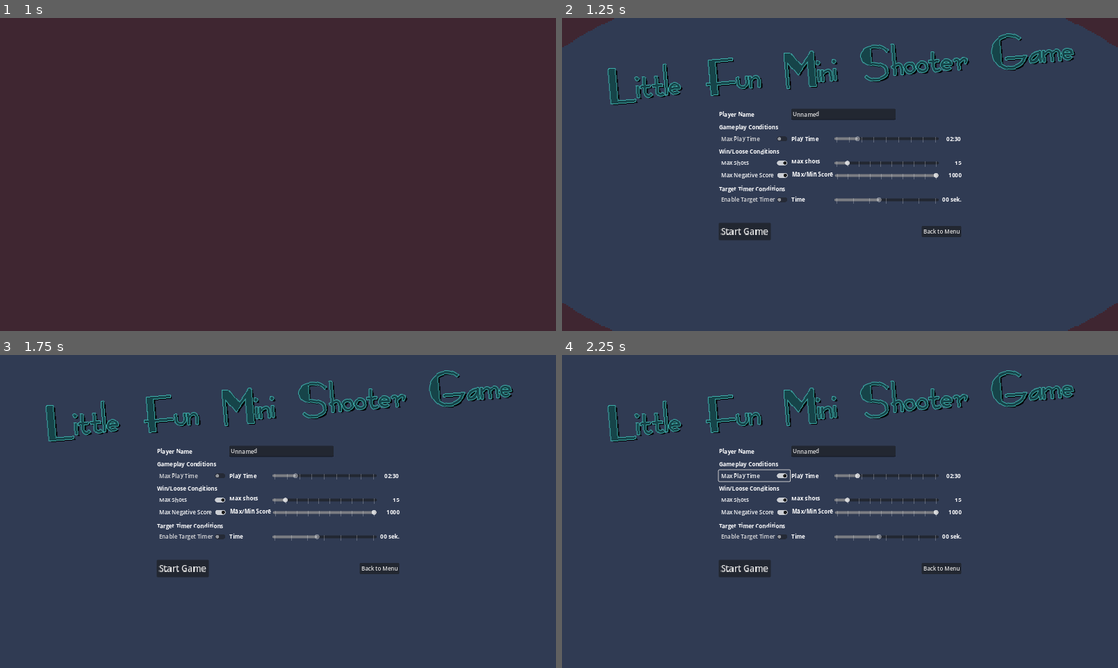
Above: before the commit, frames 1-4 (two rows, left to right).
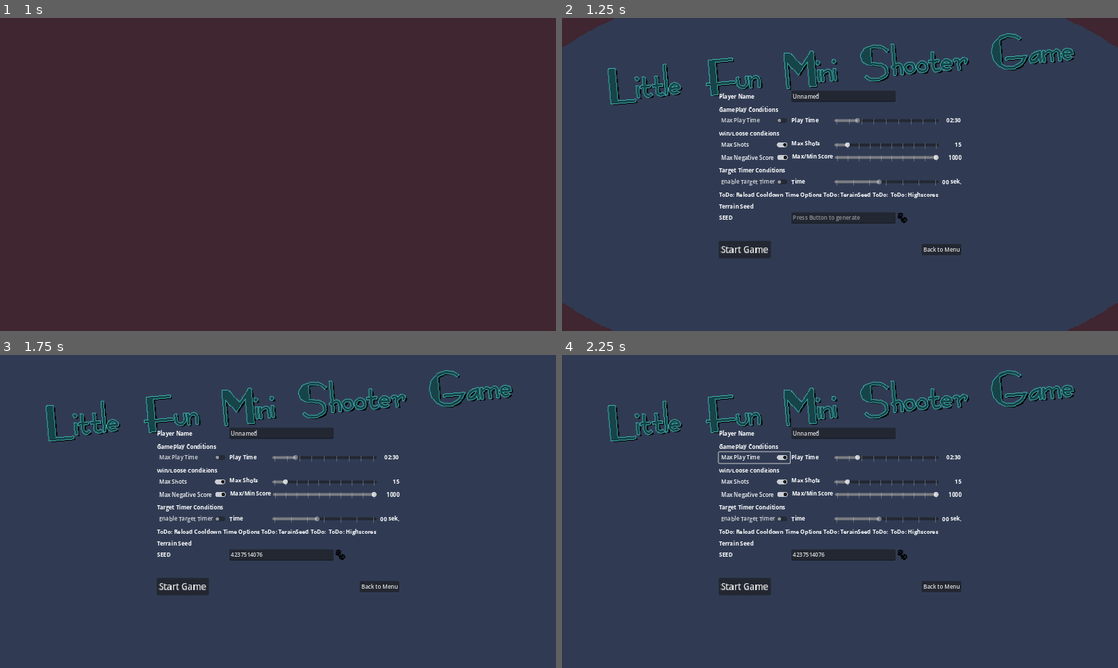
Above: after the commit, the same moments.

Repository: Coding-4Fun/Just4Fun_Mini_Shootergame
Game: Godot game, scene res://UI/MainMenuUI/MainMenuUI.tscn
Same seed, same stepped clock (60 frames per second), same inputs: the game is played once before the commit and once after it.
Inputs (mouse positions are in pixels of both pictures, inside the frame that each line leads up to):
- Up to frame 1 (1 s): click "Play" at 0.5 s
- Up to frame 2 (1.25 s): no input
- Up to frame 3 (1.75 s): click (339, 555) at 1.27 s
- Up to frame 4 (2.25 s): click "Max Play Time" at 2 s

Frame 1 is identical in both runs. In frame 2, 7.1% of the frame differs, in the area x 28-72%, y 23-77%; in frame 3, 7.2%; in frame 4, 7.3%.

Commit message:
Add: Button to generate a random seed Add: LineEdit for manual input

Diff:
--- a/UI/GameSettingsDialog/GameSettings.tscn
+++ b/UI/GameSettingsDialog/GameSettings.tscn
@@ -1,10 +1,11 @@
-[gd_scene load_steps=6 format=3 uid="uid://bdg32fb7rseev"]
+[gd_scene load_steps=7 format=3 uid="uid://bdg32fb7rseev"]
 
 [ext_resource type="Script" path="res://UI/GameSettingsDialog/game_settings.gd" id="1_efcby"]
 [ext_resource type="Script" path="res://UI/Settings/MaxShotSettings.gd" id="2_jw5od"]
 [ext_resource type="Script" path="res://UI/Settings/MaxGameTimeSettings.gd" id="2_nvwev"]
 [ext_resource type="Script" path="res://UI/Settings/dummytimersettings.gd" id="3_nubox"]
 [ext_resource type="Script" path="res://UI/Settings/MaxScoreSettings.gd" id="4_bcppk"]
+[ext_resource type="Texture2D" uid="uid://c4cul21yoa34n" path="res://assets/ui/wurfel.png" id="6_xkio1"]
 
 [node name="GameSettings" type="Control"]
 layout_mode = 3
@@ -240,7 +241,6 @@
 horizontal_alignment = 2
 
 [node name="VBoxToDo" type="FlowContainer" parent="centerContainer/vBoxContainer"]
-visible = false
 layout_mode = 2
 
 [node name="label" type="Label" parent="centerContainer/vBoxContainer/VBoxToDo"]
@@ -253,11 +253,39 @@
 
 [node name="label3" type="Label" parent="centerContainer/vBoxContainer/VBoxToDo"]
 layout_mode = 2
-text = "ToDo: PlayerName"
+text = "ToDo: "
 
 [node name="label4" type="Label" parent="centerContainer/vBoxContainer/VBoxToDo"]
 layout_mode = 2
 text = "ToDo: Highscores"
+
+[node name="VBoxTerrainSeed" type="VBoxContainer" parent="centerContainer/vBoxContainer"]
+layout_mode = 2
+
+[node name="label" type="Label" parent="centerContainer/vBoxContainer/VBoxTerrainSeed"]
+layout_mode = 2
+text = "Terrain Seed"
+
+[node name="HBoxPlayername" type="HBoxContainer" parent="centerContainer/vBoxContainer/VBoxTerrainSeed"]
+layout_mode = 2
+
+[node name="Label" type="Label" parent="centerContainer/vBoxContainer/VBoxTerrainSeed/HBoxPlayername"]
+custom_minimum_size = Vector2(205, 0)
+layout_mode = 2
+text = "SEED"
+
+[node name="LineEditGenerateRandomSeed" type="LineEdit" parent="centerContainer/vBoxContainer/VBoxTerrainSeed/HBoxPlayername"]
+custom_minimum_size = Vector2(300, 0)
+layout_mode = 2
+tooltip_text = "Set your name for Highscores and Multiplayer"
+placeholder_text = "Press Button to generate"
+
+[node name="TexButtGenerateRandomSeed" type="TextureButton" parent="centerContainer/vBoxContainer/VBoxTerrainSeed/HBoxPlayername"]
+custom_minimum_size = Vector2(32, 32)
+layout_mode = 2
+texture_normal = ExtResource("6_xkio1")
+ignore_texture_size = true
+stretch_mode = 0
 
 [node name="vSeparator" type="VSeparator" parent="centerContainer/vBoxContainer"]
 custom_minimum_size = Vector2(0, 30)
--- a/UI/GameSettingsDialog/game_settings.gd
+++ b/UI/GameSettingsDialog/game_settings.gd
@@ -3,6 +3,9 @@
 @onready var butt_start_game: Button = $centerContainer/vBoxContainer/hBoxButtons/buttStartGame
 @onready var butt_back_to_menu: Button = $centerContainer/vBoxContainer/hBoxButtons/buttBackToMenu
 @onready var line_edit_user_name: LineEdit = $centerContainer/vBoxContainer/HBoxPlayername/LineEditUserName
+@onready var tex_butt_generate_random_seed: TextureButton = $centerContainer/vBoxContainer/VBoxTerrainSeed/HBoxPlayername/TexButtGenerateRandomSeed
+@onready var line_edit_generate_random_seed: LineEdit = $centerContainer/vBoxContainer/VBoxTerrainSeed/HBoxPlayername/LineEditGenerateRandomSeed
+
 
 var playerhaschange : bool = false
 
@@ -11,9 +14,13 @@
 func _ready() -> void:
 	butt_start_game.pressed.connect(_on_butt_start_game_pressed)
 	butt_back_to_menu.pressed.connect(_on_butt_back_to_menu_pressed)
+
+	tex_butt_generate_random_seed.pressed.connect(_on_tex_butt_generate_random_seed)
+	line_edit_generate_random_seed.text_changed.connect(_on_line_edit_generate_random_seed_changed)
+
 	line_edit_user_name.text_changed.connect(_on_playername_change)
+	line_edit_user_name.text = Config.get_configdata_value("GamePlayerName", Variant.Type.TYPE_STRING)
 
-	line_edit_user_name.text = Config.get_configdata_value("GamePlayerName", Variant.Type.TYPE_STRING)
 	pass # Replace with function body.
 
 
@@ -28,6 +35,7 @@
 
 	Config.save_gameconfig()
 	ScreenTransition.transition_to_packedscene(Preloads.MainGameScene)
+
 	await ScreenTransition.transitioned_halfway
 
 
@@ -38,3 +46,14 @@
 
 func _on_playername_change(_newname:String) -> void:
 	playerhaschange = true
+
+
+func _on_tex_butt_generate_random_seed() -> void:
+	Preloads.rng.randomize()
+	line_edit_generate_random_seed.text = str(hash(Preloads.rng.seed))
+	#signi()
+	pass
+
+
+func _on_line_edit_generate_random_seed_changed() -> void:
+	pass
